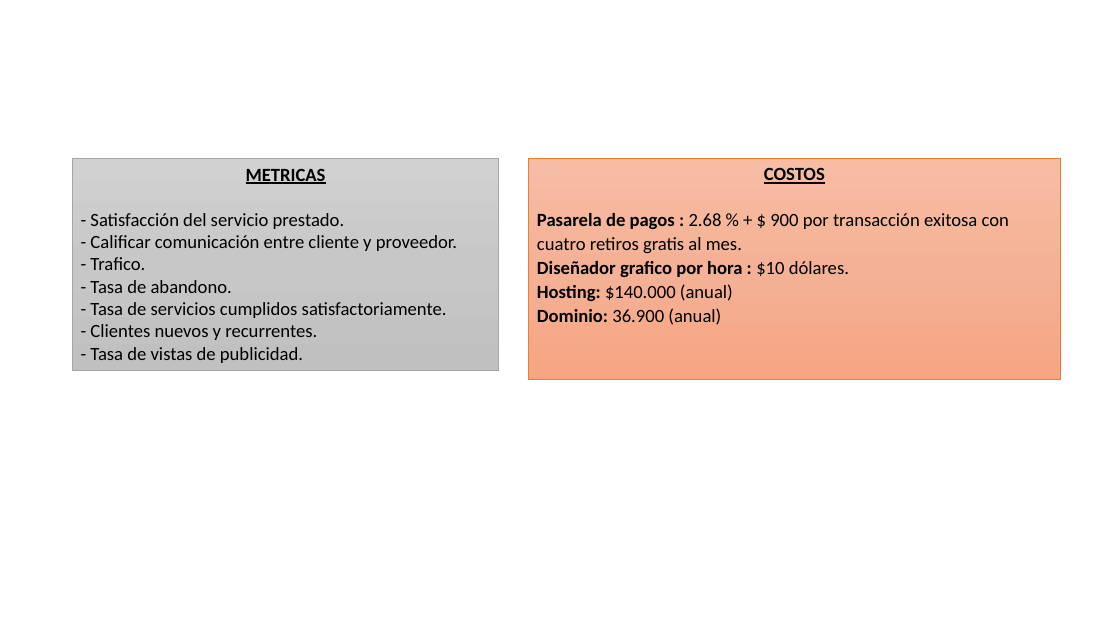
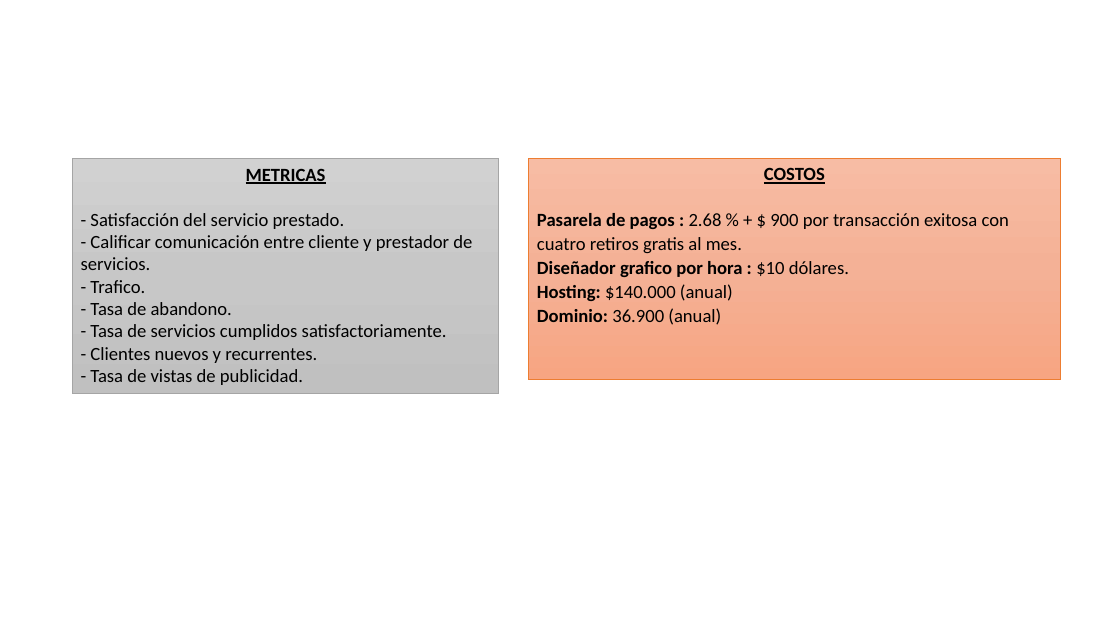
Before and after one commit to yeseniaquejada/SERVICE_MARKET, a slide deck: slide 9 of PROYECTO FORMATIVO.pptx. Drawn at 1120x630 pixels with LibreOffice and Linux fonts; fonts in the diff are those of the drawing; background and template pictures are left out. Boxes give left, top, right and bottom in pixels: in the first picture for what was removed or moved away, otherwise in the second. Text is boxed around its words. In the diff, an @@ line names an element or a change of style, - is before the commit and + after.

```diff
--- a/PROYECTO FORMATIVO.pptx
+++ b/PROYECTO FORMATIVO.pptx
@@ rectangle "METRICAS": place and size @@
-rectangle "METRICAS" at box(72, 159, 499, 371)
+rectangle "METRICAS" at box(72, 159, 499, 393)
@@ text in rectangle at box(81, 235, 472, 270): text changed @@
-- Calificar comunicación entre cliente y proveedor.
+- Calificar comunicación entre cliente y prestador de servicios.
```
Also in this commit, not shown: 9 other slides changed, 41 other files.
